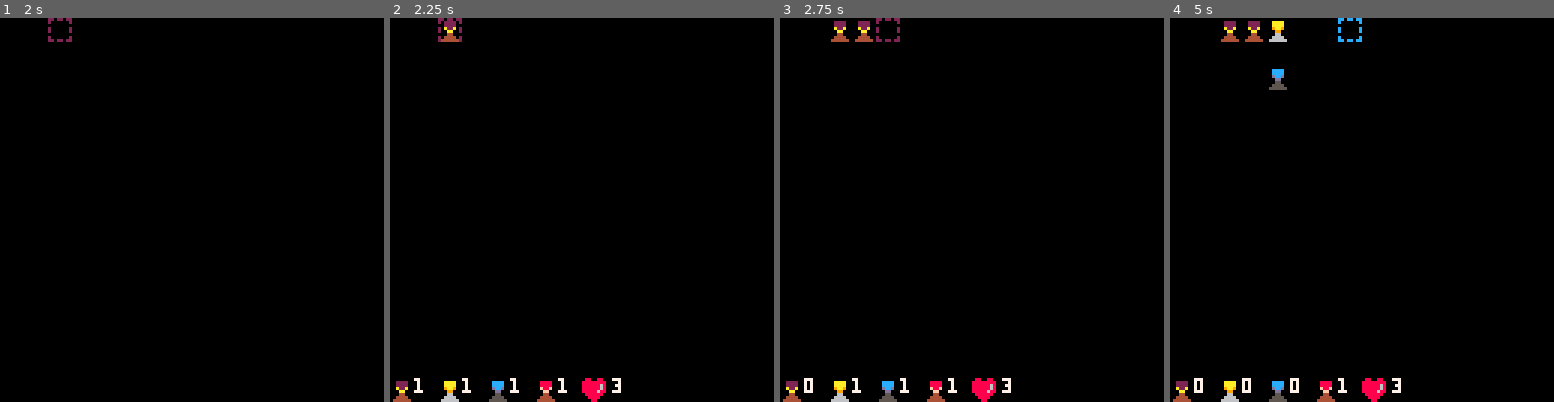
Above: before the commit, frames 1-4 (left to right).
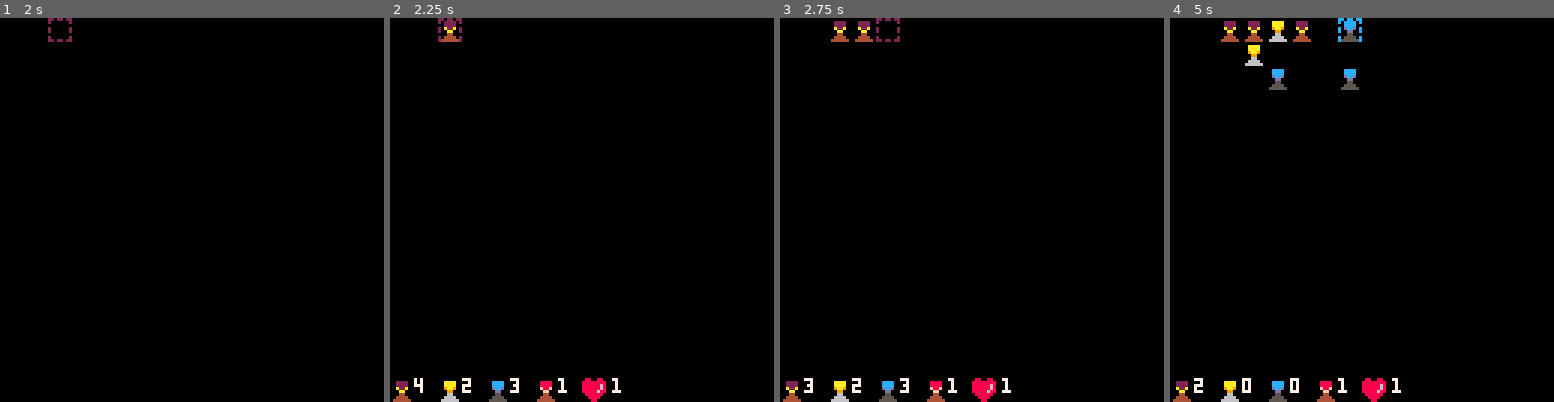
Above: after the commit, the same moments.

Repository: RobertoFreireFerrazPassos/pico8
Game: PICO-8 cartridge towerdefense.p8
The game is run twice, just before and just after one commit, with the same random seed, the same clock (stepped at 60 frames per second) and the same inputs.
Inputs:
- Up to frame 1 (2 s): tap X (X key) at 0.33, 1.07, 1.85 s; tap O (Z key) at 0.7, 1.7 s; hold Right from 1.6 s (still down)
- Up to frame 2 (2.25 s): release Right at 2.1 s; tap O (Z key) at 2.1 s; hold Up from 2.15 s (still down)
- Up to frame 3 (2.75 s): release Up at 2.42 s; hold Right from 2.47 s (still down); tap O (Z key) at 2.5 s
- Up to frame 4 (5 s): tap O (Z key) every 0.4 s from 2.9 to 4.9 s; tap X (X key) at 2.97, 4.08 s; release Right at 3.03 s; hold Left 3.08-3.58 s; hold Down 3.63-3.97 s; hold Right 4.02-4.68 s; hold Up from 4.73 s (still down)

Frame 1 is identical in both runs. In frame 2, 0.2% of the frame differs, in the area x 6-61%, y 93-98%; in frame 3, 0.1%; in frame 4, 0.7%, in the area x 6-61%, y 0-97%.

Commit message:
next level

Diff:
--- a/towerdefense.p8
+++ b/towerdefense.p8
@@ -3,12 +3,7 @@
 __lua__
 function _init()
 	gameover=false
-	enemies={}
-	showenemies=true
 	currentlevel=1
-	buffer={}
-	towers= {}
-	availabletowers = {}
 	generatelevel()
 end
 
@@ -19,6 +14,11 @@
 		gameover=true
 		timemanager:addtimer(30,function() _init() end,1)
 		return
+	end
+
+	if #enemies==0 then
+		currentlevel+=1
+		generatelevel()
 	end
 
 	if showenemies then
@@ -190,28 +190,6 @@
 
 -->8
 -- tower --
-function generateavailabletowers(ql)
-	local index=1
-	foreach(ql,function(i)
-		add(availabletowers,
-			{
-				c=towertypes[index].c,
-				s=towertypes[index].s,
-				q=i
-			}
-		)
-		index+=1
-	end)
-end
-
-function draw_availabletowers()
-	local xx,yy=0,15
-	foreach(availabletowers,function(at)
-		spr(at.s,xx*8,yy*8)
-		print(at.q,(xx+1)*8,yy*8,7)
-		xx+=2
-	end)
-end
 
 --c color
 --s sprite
@@ -221,10 +199,10 @@
 --r reach
 --l life
 towertypes = {
-	{c=2,s=2,as=90,d=1,st=60,r=1000,l=100},
-	{c=10,s=3,as=60,d=5,st=0,r=2000,l=200},
+	{c=2,s=2,as=90,d=1,st=120,r=1500,l=100},
+	{c=10,s=3,as=60,d=5,st=0,r=2000,l=300},
 	{c=12,s=4,as=50,d=1,st=0,r=1000,l=500},
-	{c=8,s=5,as=30,d=15,st=0,r=1000,l=100}
+	{c=8,s=5,as=30,d=15,st=0,r=1000,l=200}
 }
 
 t = class:new({
@@ -264,7 +242,12 @@
 		end
 	end,
 	draw=function(_ENV)
-		spr(twt.s,x,y)
+		if l<80 then
+			spr(twt.s+4,x,y)
+		else
+			spr(twt.s,x,y)
+		end
+
 		if f then
 			line(x+4,y+4,ce.x+4,ce.y+4,twt.c)
 		end
@@ -289,6 +272,29 @@
 function destroytower(t)
 	del(towers,t)
 	set_buffer(t.x,t.y,{a=false})
+end
+
+function generateavailabletowers(ql)
+	local index=1
+	foreach(ql,function(i)
+		add(availabletowers,
+			{
+				c=towertypes[index].c,
+				s=towertypes[index].s,
+				q=i
+			}
+		)
+		index+=1
+	end)
+end
+
+function draw_availabletowers()
+	local xx,yy=0,15
+	foreach(availabletowers,function(at)
+		spr(at.s,xx*8,yy*8)
+		print(at.q,(xx+1)*8,yy*8,7)
+		xx+=2
+	end)
 end
 -->8
 -- enemies --
@@ -462,6 +468,12 @@
 -->8
 -- level --
 function generatelevel()
+	enemies={}
+	showenemies=true
+	buffer={}
+	towers= {}
+	availabletowers = {}
+
 	local level=levels[currentlevel]
  generateavailabletowers(level[1])
  create_buffer()
@@ -473,12 +485,12 @@
 
 levels={
 	{
-			{2,1,1,1},
+			{5,2,3,1},
 			{
 				{2,4,1,6,2},
 				{3,4,1,6,1}
 			},
-			3
+			1
 	},
 	{
 			{1,1,1,1},
@@ -490,13 +502,13 @@
 }
 __gfx__
 00000000660660660000000000000000000000000000000000000000000000000000000000000000000000000000000000000000000000000000000000000000
-00000000600000060022220000aaaa0000cccc000088880000000000000000000000000000000000000000000000000000000000000000000000000000000000
-00700700000000000022220000aaaa0000cccc000088880000000000000000000000000000000000000000000000000000000000000000000000000000000000
-000770006000000600a22a00009aa90000dccd0000f88f0000000000000000000000000000000000000000000000000000000000000000000000000000000000
-0007700060000006000aa00000099000000dd000000ff00000000000000000000000000000000000000000000000000000000000000000000000000000000000
-00700700000000000004400000066000000550000004400000000000000000000000000000000000000000000000000000000000000000000000000000000000
-00000000600000060044440000666600005555000044440000000000000000000000000000000000000000000000000000000000000000000000000000000000
-00000000660660660444444006666660055555500444444000000000000000000000000000000000000000000000000000000000000000000000000000000000
+00000000600000060022220000aaaa0000cccc000088880000022200000aaa00000ccc0000088800000000000000000000000000000000000000000000000000
+00700700000000000022220000aaaa0000cccc00008888000022220000aaaa0000cccc0000888800000000000000000000000000000000000000000000000000
+000770006000000600a22a00009aa90000dccd0000f88f0000a22a00009aa90000dccd0000f88f00000000000000000000000000000000000000000000000000
+0007700060000006000aa00000099000000dd000000ff000000aa00000099000000dd000000ff000000000000000000000000000000000000000000000000000
+00700700000000000004400000066000000550000004400000044000000660000005500000044000000000000000000000000000000000000000000000000000
+00000000600000060044440000666600005555000044440000045000000650000005500000045000000000000000000000000000000000000000000000000000
+00000000660660660444444006666660055555500444444000464400006666000056550000464400000000000000000000000000000000000000000000000000
 00000000000000000000000000000000000000000000000000000000000000000000000000000000000000000000000000000000000000000000000000000000
 06666600066667000666670006666600066667000666670000000000000000000000000000000000000000000000000000000000000000000000000000000000
 55665560556677705566777055665500556677705566777000000000000000000000000000000000000000000000000000000000000000000000000000000000
